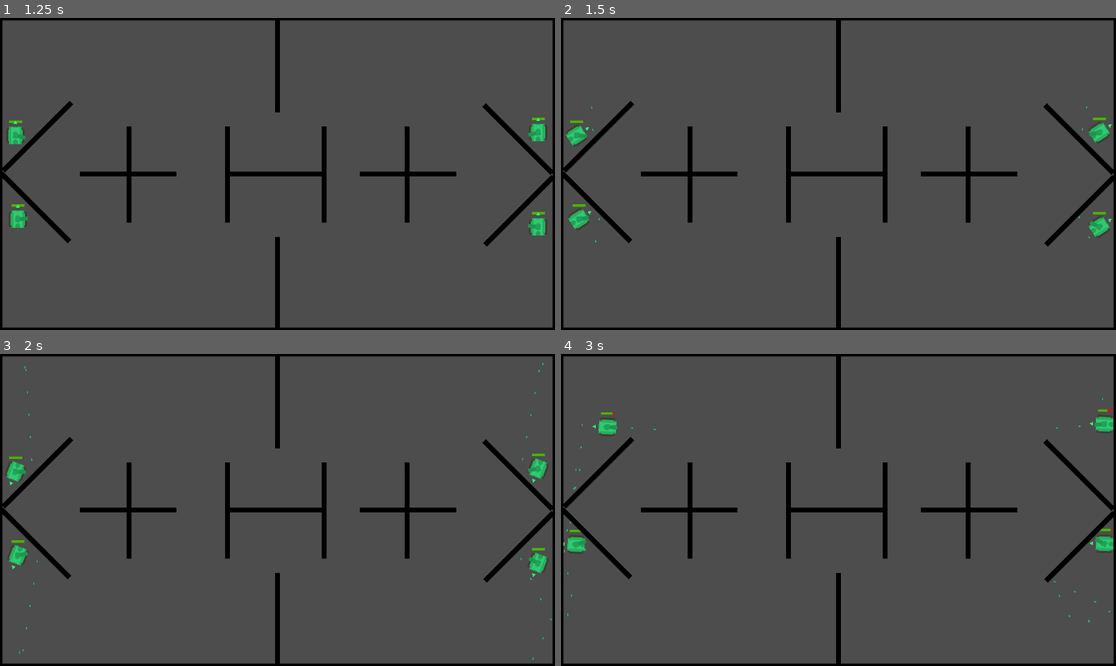
Above: before the commit, frames 1-4 (two rows, left to right).
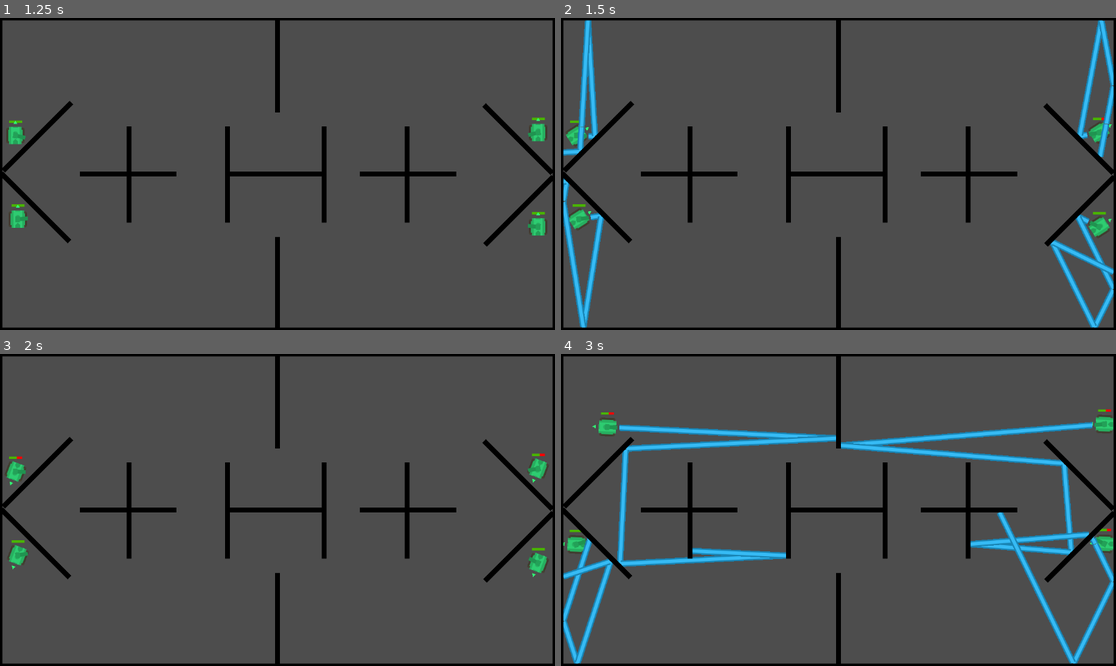
Above: after the commit, the same moments.

Repository: Koala118th/Tank-AWS
Game: Godot game, scene res://Interfaces/Main Menu/main_menu.tscn
Two runs of this game, one before a commit and one after it. Both use one fixed random seed, a clock stepped at 60 frames per second and the inputs below.
Inputs (mouse positions are in pixels of both pictures, inside the frame that each line leads up to):
- Up to frame 1 (1.25 s): click "Get Started" at 0.5 s
- Up to frame 2 (1.5 s): tap Enter at 1.25 s; move the mouse to (960, 158) at 1.27 s; press the mouse at (960, 158) at 1.28 s; hold D (turn_right) from 1.28 s (still down)
- Up to frame 3 (2 s): keep holding D (turn_right)
- Up to frame 4 (3 s): move the mouse to (727, 525) at 2.02 s; release D (turn_right) at 2.03 s; release the mouse at (727, 525) at 2.03 s; hold S (move_backward) 2.03-2.78 s; click (727, 525) at 2.1 s; move the mouse to (894, 441) at 2.77 s; press the mouse at (894, 441) at 2.78 s; hold D (turn_right) from 2.78 s (still down)

Frame 1 is identical in both runs. In frame 2, 3.8% of the frame differs, in the area x 0-100%, y 0-100%; in frame 3, less than 0.1%; in frame 4, 7.6%, in the area x 0-100%, y 14-100%.

Commit message:
add laser

Diff:
--- a/Entities/Tank/tank.gd
+++ b/Entities/Tank/tank.gd
@@ -6,9 +6,10 @@
 var sniper_scene: PackedScene =preload("res://Objects/projectile/sniper/sniper.tscn")
 var chaser_scene: PackedScene =preload("res://Objects/projectile/chaser/chaser.tscn")
 var small_scene: PackedScene =preload("res://Objects/projectile/small/small.tscn")
+var laser_scene: PackedScene = preload("res://Objects/projectile/laser/laser.tscn")
 var explosion_scene: PackedScene =preload("res://Entities/Explosion/explosion.tscn")
 
-@export var current_ammo: PackedScene = small_scene
+@export var current_ammo: PackedScene = laser_scene
 
 @export var speed: float = 150.0
 @export var turn_speed: float = 5.0
--- a/Objects/Wall/wall.tscn
+++ b/Objects/Wall/wall.tscn
@@ -3,11 +3,11 @@
 [sub_resource type="RectangleShape2D" id="RectangleShape2D_520cs"]
 size = Vector2(200, 10)
 
-[node name="Wall" type="Line2D" unique_id=2005327969]
+[node name="Wall" type="Line2D" unique_id=2005327969 groups=["wall"]]
 points = PackedVector2Array(0, 0, 200, 0)
 default_color = Color(0, 0, 0, 1)
 
-[node name="StaticBody2D" type="StaticBody2D" parent="." unique_id=1999687453]
+[node name="StaticBody2D" type="StaticBody2D" parent="." unique_id=1999687453 groups=["wall"]]
 collision_layer = 5
 collision_mask = 5
 
--- a/Objects/projectile/chaser/chaser.tscn
+++ b/Objects/projectile/chaser/chaser.tscn
@@ -15,7 +15,7 @@
 script = ExtResource("2_v0nso")
 speed = 180.0
 damage = 20.0
-fire_cooldown = 0.5
+fire_cooldown = 1.0
 
 [node name="Sprite2D" parent="." index="0" unique_id=1784469120]
 texture = ExtResource("3_u3bil")
--- /dev/null
+++ b/Objects/projectile/laser/laser.gd
@@ -0,0 +1,82 @@
+extends Projectile
+class_name LaserProjectile
+
+@onready var ray: RayCast2D = $RayCast2D
+
+@export var max_bounces := 5
+@export var max_length := 1000.0
+@onready var laser_texture: Texture2D = $Sprite2D.texture
+
+
+var segments: Array[Sprite2D] = []
+var direction: Vector2
+var hit_targets := {}  # prevent multi-hit same frame
+
+
+func set_direction(target_pos: Vector2):
+	direction = (target_pos - global_position).normalized()
+
+
+func _physics_process(delta):
+	clear_segments()
+
+	var current_pos = global_position
+	var current_dir = direction
+
+	for i in range(max_bounces):
+		ray.global_position = current_pos
+		ray.target_position = current_dir * max_length
+		ray.force_raycast_update()
+
+		var end_point: Vector2
+
+		if ray.is_colliding():
+			var collider = ray.get_collider()
+			end_point = ray.get_collision_point()
+
+			create_segment(current_pos, end_point)
+
+			# DAMAGE
+			if collider.has_method("get_hit"):
+				if collider not in hit_targets:
+					collider.get_hit(damage)
+					hit_targets[collider] = true
+
+				current_pos = end_point + current_dir * 1
+
+			# BOUNCE on walls
+			elif collider.is_in_group("wall"):
+				var normal = ray.get_collision_normal()
+				current_dir = current_dir.bounce(normal)
+				current_pos = end_point + current_dir * 2
+
+			else:
+				break
+
+		else:
+			end_point = current_pos + current_dir * max_length
+			create_segment(current_pos, end_point)
+			break
+
+
+func create_segment(start: Vector2, end: Vector2):
+	var sprite = Sprite2D.new()
+	sprite.texture = laser_texture
+	add_child(sprite)
+
+	var dir = end - start
+	var length = dir.length()
+
+	sprite.global_position = start + dir / 2
+	sprite.rotation = dir.angle() + deg_to_rad(90)
+
+	sprite.scale.y = length / sprite.texture.get_height()
+	sprite.scale.x = 1  # thickness
+
+	segments.append(sprite)
+
+
+func clear_segments():
+	for s in segments:
+		s.queue_free()
+	segments.clear()
--- /dev/null
+++ b/Objects/projectile/laser/laser.tscn
@@ -0,0 +1,22 @@
+[gd_scene format=3 uid="uid://dxlc08w4sejtp"]
+
+[ext_resource type="PackedScene" uid="uid://dt6g3kf66otjm" path="res://Objects/projectile/projectile.tscn" id="1_ceqft"]
+[ext_resource type="Script" uid="uid://b2i3hjbv5fh21" path="res://Objects/projectile/laser/laser.gd" id="2_rqvie"]
+[ext_resource type="Texture2D" uid="uid://blpeiva54uwrn" path="res://Assets/PNG/laserBlue01.png" id="3_rqvie"]
+
+[node name="Laser" unique_id=2093711468 instance=ExtResource("1_ceqft")]
+script = ExtResource("2_rqvie")
+max_bounces = 5
+max_length = 1000.0
+damage = 40.0
+fire_cooldown = 1.0
+
+[node name="Sprite2D" parent="." index="0" unique_id=1784469120]
+visible = false
+texture = ExtResource("3_rqvie")
+
+[node name="DeleteTimer" parent="." index="2" unique_id=1513807636]
+wait_time = 0.2
+
+[node name="RayCast2D" type="RayCast2D" parent="." index="4" unique_id=325896404]
+collision_mask = 6
Binary file added: Assets/PNG/laserBlue01.png
Not shown, added: Assets/PNG/laserBlue01.png.import
Binary file added: Assets/PNG/laserBlue02.png
Not shown, added: Assets/PNG/laserBlue02.png.import
Not shown, added: Objects/projectile/laser/laser.gd.uid
